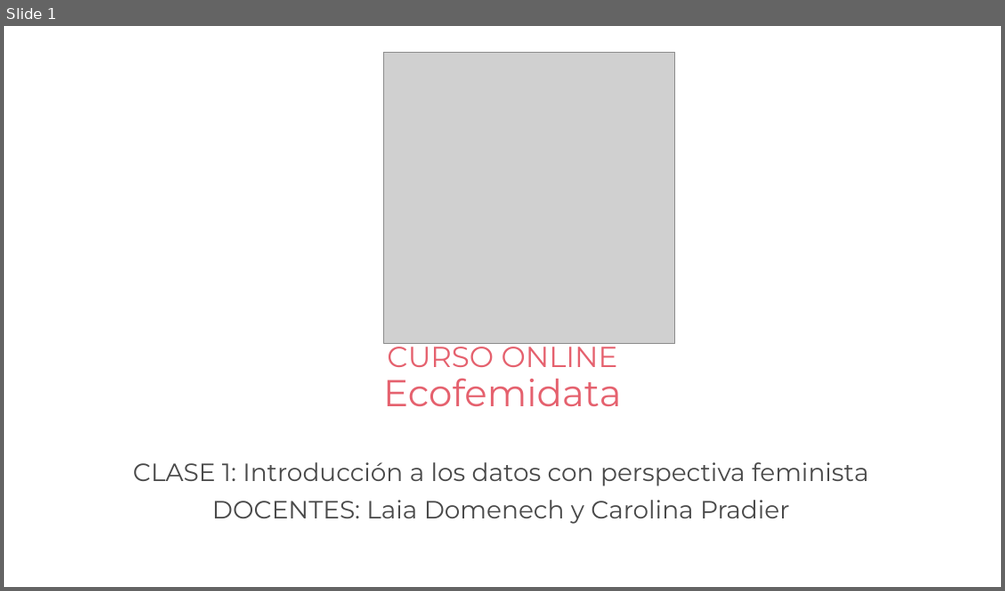
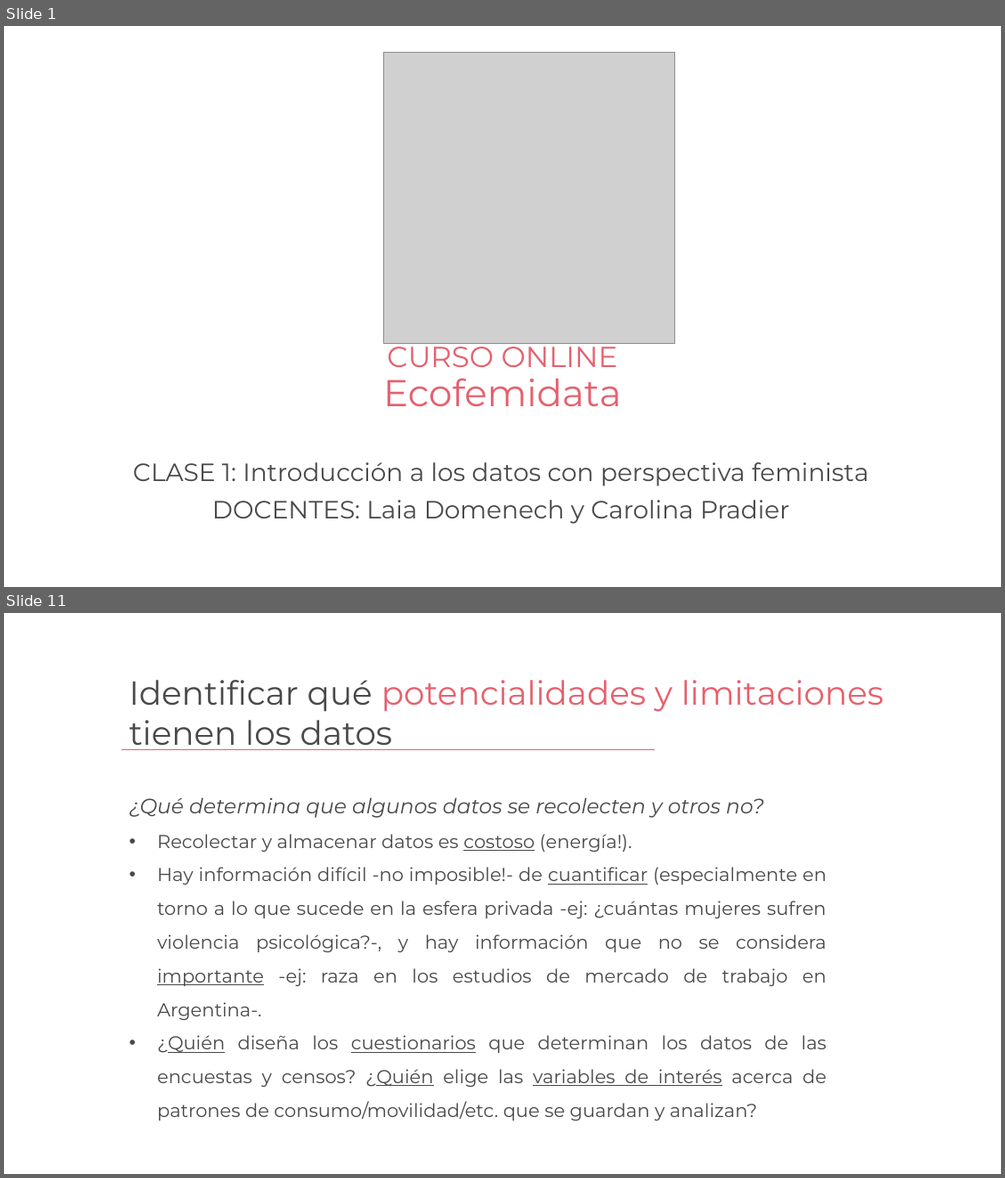
Before and after one commit to caropradier/Curso-Ecofemidata, a slide deck: clase1/Clase1 - Curso Ecofemidata.pptx. Shown one above the other, each under a label of ours: slide 1 before the commit, slides 1 and 11 after it; the slides between them are not shown. The pictures are 1005x591 and 1005x1178 pixels, drawn with LibreOffice and Linux fonts; fonts in the diff are those of the drawing; grey boxes stand for pictures; background and template pictures are left out. Boxes give left, top, right and bottom in pixels: in the first picture for what was removed or moved away, otherwise in the second. Text is boxed around its words. In the diff, an @@ line names an element or a change of style, - is before the commit and + after.

```diff
--- a/clase1/Clase1 - Curso Ecofemidata.pptx
+++ b/clase1/Clase1 - Curso Ecofemidata.pptx
@@ slide 11 added at (4, 613, 1001, 1174), background picture (left out) @@
@@ text added at (129, 680, 883, 750), 32 pt, text #494949 @@
+Identificar qué potencialidades y limitaciones tienen los datos
@@ line added from (122, 750) to (655, 750), #E5616E 0.5 pt @@
@@ text added at (129, 797, 826, 1120), 18 pt, text #494949 @@
+¿Qué determina que algunos datos se recolecten y otros no?
+• Recolectar y almacenar datos es costoso (energía!).
+• Hay información difícil -no imposible!- de cuantificar (especialmente en torno a lo que sucede en la esfera privada -ej: ¿cuántas mujeres sufren violencia psicológica?-, y hay información que no se considera importante -ej: raza en los estudios de mercado de trabajo en Argentina-.
+• ¿Quién diseña los cuestionarios que determinan los datos de las encuestas y censos? ¿Quién elige las variables de interés acerca de patrones de consumo/movilidad/etc. que se guardan y analizan?
```
Also in this commit, not shown: 20 other slides added, 1 slide removed, 3 other files.
